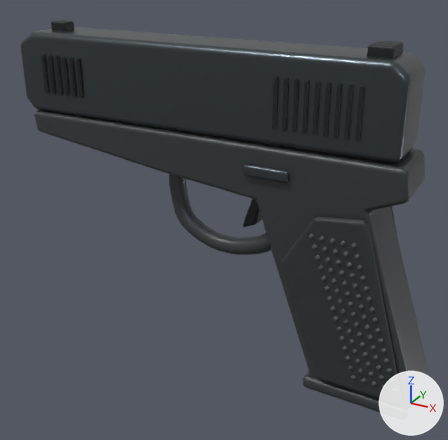
The glTF model public/models/g17.glb: old version first, new version second.
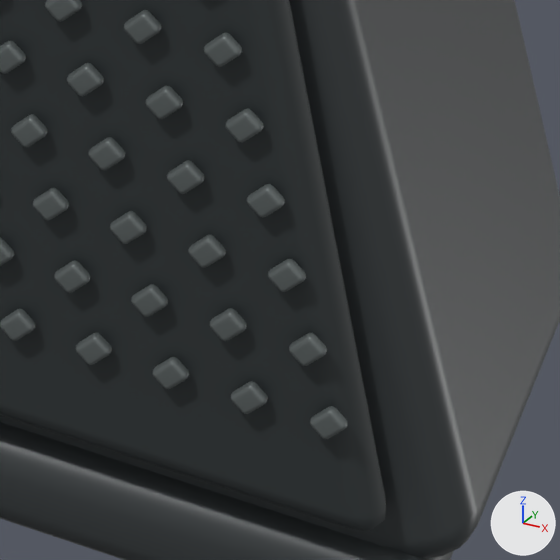
The first picture shows the older version from a 50 mm camera at (1.86, -3.59, 1.57) aimed at (-0.11, -0.02, -0.21). The close-ups show the older and then the newer version on the part from 78% to 95% of the width and 76% to 93% of the height of that picture. Only the edits that show in the close-ups are written down. Every picture has the same lights, and +X, +Y and +Z are marked at lower right. Where no turn or scale is listed for an object, it has been applied to the vertices.

The older version as bpy lines, for what is in view:
```python
ob_grip_pattern_047 = bpy.data.objects.new('Grip pattern.047', me_cube_048)
ob_grip_pattern_047.location = (1.011, -0.281, -0.663)
ob_grip_pattern_048 = bpy.data.objects.new('Grip pattern.048', me_cube_049)
ob_grip_pattern_048.location = (1.079, -0.281, -0.663)
ob_grip_pattern_049 = bpy.data.objects.new('Grip pattern.049', me_cube_050)
ob_grip_pattern_049.location = (1.147, -0.281, -0.663)
ob_grip_pattern_051 = bpy.data.objects.new('Grip pattern.051', me_cube_052)
ob_grip_pattern_051.location = (0.968, -0.281, -0.73)
ob_grip_pattern_053 = bpy.data.objects.new('Grip pattern.053', me_cube_054)
ob_grip_pattern_053.location = (1.104, -0.281, -0.73)
ob_grip_pattern_054 = bpy.data.objects.new('Grip pattern.054', me_cube_055)
ob_grip_pattern_054.location = (1.172, -0.281, -0.73)
ob_grip_pattern_056 = bpy.data.objects.new('Grip pattern.056', me_cube_057)
ob_grip_pattern_056.location = (0.993, -0.281, -0.797)
ob_grip_pattern_057 = bpy.data.objects.new('Grip pattern.057', me_cube_058)
ob_grip_pattern_057.location = (1.061, -0.281, -0.797)
ob_grip_pattern_063 = bpy.data.objects.new('Grip pattern.063', me_cube_064)
ob_grip_pattern_063.location = (1.154, -0.281, -0.864)
# also in view: 'Grip pattern.074' at (1.27, -0.28, -1.0); 'Grip pattern.067' at (1.11, -0.28, -0.93); 'Grip surface' at (0.88, -0.25, -0.51); 'Grip pattern.068' at (1.18, -0.28, -0.93); 'Grip pattern.073' at (1.2, -0.28, -1.0)
```
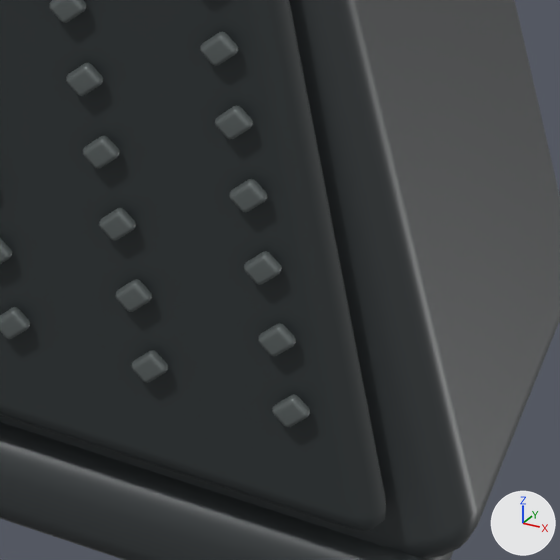
Changed parts and their boxes [x1, y1, x2, y2] in the close-ups (560 x 560 px):
```json
{"object": "Grip pattern.074", "change": "moved", "before": [310, 406, 347, 439], "after": [272, 394, 310, 427]}
{"object": "Grip pattern.053", "change": "moved", "before": [145, 86, 183, 119], "after": [66, 63, 103, 96]}
{"object": "Grip pattern.069", "change": "moved", "before": [289, 333, 327, 366], "after": [258, 323, 296, 356]}
{"object": "Grip pattern.058", "change": "moved", "before": [167, 160, 204, 194], "after": [83, 135, 120, 169]}
{"object": "Grip pattern.063", "change": "moved", "before": [188, 235, 226, 268], "after": [99, 208, 136, 241]}
{"object": "Grip pattern.068", "change": "moved", "before": [210, 308, 247, 341], "after": [115, 279, 152, 312]}
{"object": "Grip pattern.073", "change": "moved", "before": [231, 381, 268, 414], "after": [132, 350, 168, 383]}
{"object": "Grip pattern.064", "change": "moved", "before": [268, 259, 306, 292], "after": [244, 251, 282, 285]}
{"object": "Grip pattern.072", "change": "moved", "before": [153, 357, 189, 389], "after": [0, 307, 30, 339]}
{"object": "Grip pattern.048", "change": "moved", "before": [124, 10, 161, 44], "after": [49, 0, 86, 23]}
{"object": "Grip pattern.059", "change": "moved", "before": [247, 184, 285, 218], "after": [229, 179, 267, 213]}
{"object": "Grip pattern.054", "change": "moved", "before": [225, 109, 263, 143], "after": [215, 105, 253, 139]}
{"object": "Grip pattern.067", "change": "moved", "before": [131, 284, 168, 317], "after": [0, 238, 12, 264]}
{"object": "Grip pattern.049", "change": "moved", "before": [204, 33, 242, 67], "after": [200, 32, 238, 66]}
{"object": "Grip pattern.057", "change": "moved", "before": [88, 137, 125, 170], "on screen": "not visible afterwards"}
{"object": "Grip pattern.062", "change": "moved", "before": [110, 211, 147, 244], "on screen": "not visible afterwards"}
{"object": "Grip pattern.056", "change": "moved", "before": [11, 114, 47, 147], "on screen": "not visible afterwards"}
{"object": "Grip pattern.061", "change": "moved", "before": [33, 188, 69, 220], "on screen": "not visible afterwards"}
{"object": "Grip pattern.066", "change": "moved", "before": [54, 260, 90, 293], "on screen": "not visible afterwards"}
{"object": "Grip pattern.071", "change": "moved", "before": [76, 333, 112, 365], "on screen": "not visible afterwards"}
{"object": "Grip pattern.070", "change": "moved", "before": [0, 309, 35, 341], "on screen": "not visible afterwards"}
{"object": "Grip pattern.051", "change": "moved", "before": [0, 40, 26, 74], "on screen": "not visible afterwards"}
{"object": "Grip pattern.047", "change": "moved", "before": [45, 0, 82, 22], "on screen": "not visible afterwards"}
{"object": "Grip pattern.065", "change": "moved", "before": [0, 237, 14, 266], "on screen": "not visible afterwards"}
```

The change, as JSON lines over the scene's bpy script:
```json
{"op": "set", "path": "ob_grip_pattern_047.location", "old": "(1.011, -0.281, -0.663)", "new": "(0.886, -0.281, -0.663)"}
{"op": "set", "path": "ob_grip_pattern_048.location", "old": "(1.079, -0.281, -0.663)", "new": "(1.015, -0.281, -0.663)"}
{"op": "set", "path": "ob_grip_pattern_049.location", "old": "(1.147, -0.281, -0.663)", "new": "(1.144, -0.281, -0.663)"}
{"op": "set", "path": "ob_grip_pattern_051.location", "old": "(0.968, -0.281, -0.73)", "new": "(0.78, -0.281, -0.73)"}
{"op": "set", "path": "ob_grip_pattern_053.location", "old": "(1.104, -0.281, -0.73)", "new": "(1.035, -0.281, -0.73)"}
{"op": "set", "path": "ob_grip_pattern_054.location", "old": "(1.172, -0.281, -0.73)", "new": "(1.163, -0.281, -0.73)"}
{"op": "set", "path": "ob_grip_pattern_056.location", "old": "(0.993, -0.281, -0.797)", "new": "(0.803, -0.281, -0.797)"}
{"op": "set", "path": "ob_grip_pattern_057.location", "old": "(1.061, -0.281, -0.797)", "new": "(0.93, -0.281, -0.797)"}
{"op": "set", "path": "ob_grip_pattern_058.location", "old": "(1.129, -0.281, -0.797)", "new": "(1.056, -0.281, -0.797)"}
{"op": "set", "path": "ob_grip_pattern_059.location", "old": "(1.197, -0.281, -0.797)", "new": "(1.182, -0.281, -0.797)"}
{"op": "set", "path": "ob_grip_pattern_061.location", "old": "(1.018, -0.281, -0.864)", "new": "(0.826, -0.281, -0.864)"}
{"op": "set", "path": "ob_grip_pattern_062.location", "old": "(1.086, -0.281, -0.864)", "new": "(0.951, -0.281, -0.864)"}
{"op": "set", "path": "ob_grip_pattern_063.location", "old": "(1.154, -0.281, -0.864)", "new": "(1.077, -0.281, -0.864)"}
{"op": "set", "path": "ob_grip_pattern_064.location", "old": "(1.222, -0.281, -0.864)", "new": "(1.202, -0.281, -0.864)"}
{"op": "set", "path": "ob_grip_pattern_065.location", "old": "(0.975, -0.281, -0.931)", "new": "(0.726, -0.281, -0.931)"}
{"op": "set", "path": "ob_grip_pattern_066.location", "old": "(1.043, -0.281, -0.931)", "new": "(0.85, -0.281, -0.931)"}
{"op": "set", "path": "ob_grip_pattern_067.location", "old": "(1.111, -0.281, -0.931)", "new": "(0.973, -0.281, -0.931)"}
{"op": "set", "path": "ob_grip_pattern_068.location", "old": "(1.179, -0.281, -0.931)", "new": "(1.097, -0.281, -0.931)"}
{"op": "set", "path": "ob_grip_pattern_069.location", "old": "(1.247, -0.281, -0.931)", "new": "(1.221, -0.281, -0.931)"}
{"op": "set", "path": "ob_grip_pattern_070.location", "old": "(1.0, -0.281, -0.998)", "new": "(0.75, -0.281, -0.998)"}
{"op": "set", "path": "ob_grip_pattern_071.location", "old": "(1.068, -0.281, -0.998)", "new": "(0.873, -0.281, -0.998)"}
{"op": "set", "path": "ob_grip_pattern_072.location", "old": "(1.136, -0.281, -0.998)", "new": "(0.995, -0.281, -0.998)"}
{"op": "set", "path": "ob_grip_pattern_073.location", "old": "(1.204, -0.281, -0.998)", "new": "(1.118, -0.281, -0.998)"}
{"op": "set", "path": "ob_grip_pattern_074.location", "old": "(1.272, -0.281, -0.998)", "new": "(1.24, -0.281, -0.998)"}
```
